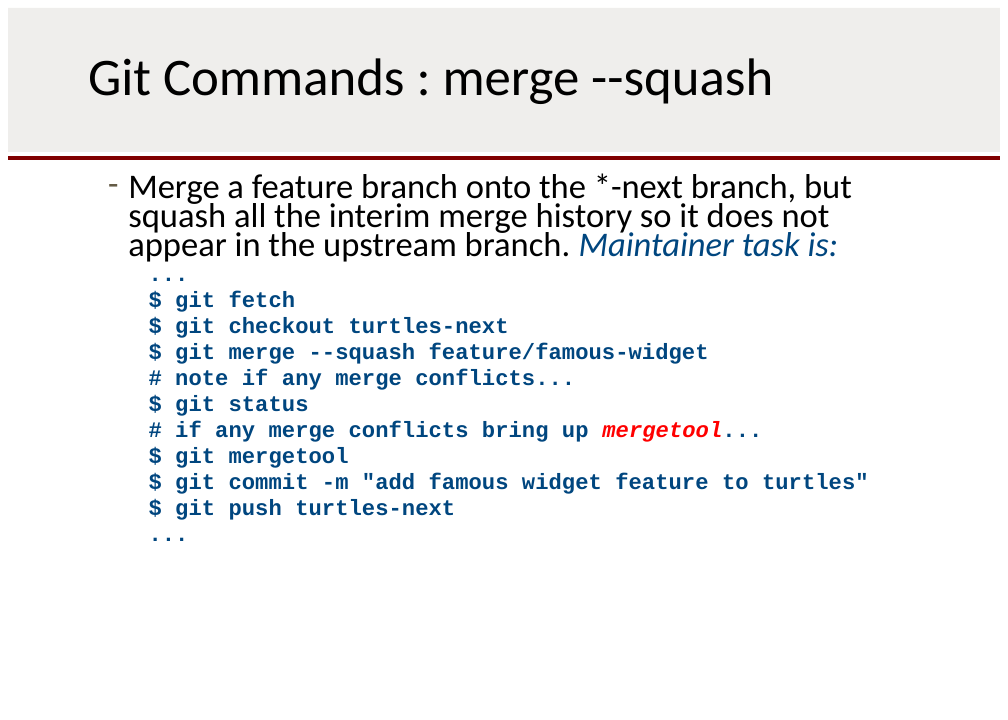
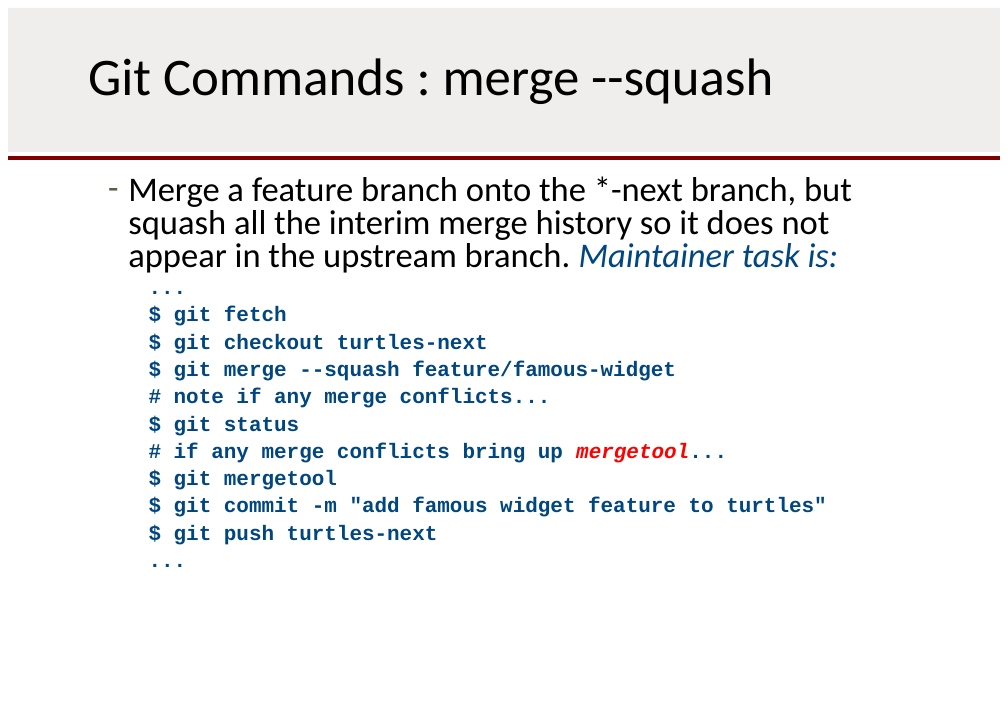
Before and after one commit to rbuck/git-started, a slide deck: slide 70 of docs/training/presentation/gitintro.pptx (slide 62 before the commit). Drawn at 1008x720 pixels with LibreOffice and Linux fonts; fonts in the diff are those of the drawing. Boxes give left, top, right and bottom in pixels: in the first picture for what was removed or moved away, otherwise in the second. Text is boxed around its words. In the diff, an @@ line names an element or a change of style, - is before the commit and + after.

Commit message:
Restructure presentation and format example commands.

```diff
--- a/docs/training/presentation/gitintro.pptx
+++ b/docs/training/presentation/gitintro.pptx
@@ text "Merge a feature branch onto ..." at (x1=128, y1=176, x2=852, y2=545): size 16.6 to 15.7 pt in "...", "$ git fetch", "$ git checkout turtles-next", "$ git merge --squash feature/famous-widget" and 7 more places; line spacing 0.7 to 0.8 @@
```
Also in this commit, not shown: 27 other slides changed, 1 slide added, 1 slide removed.
